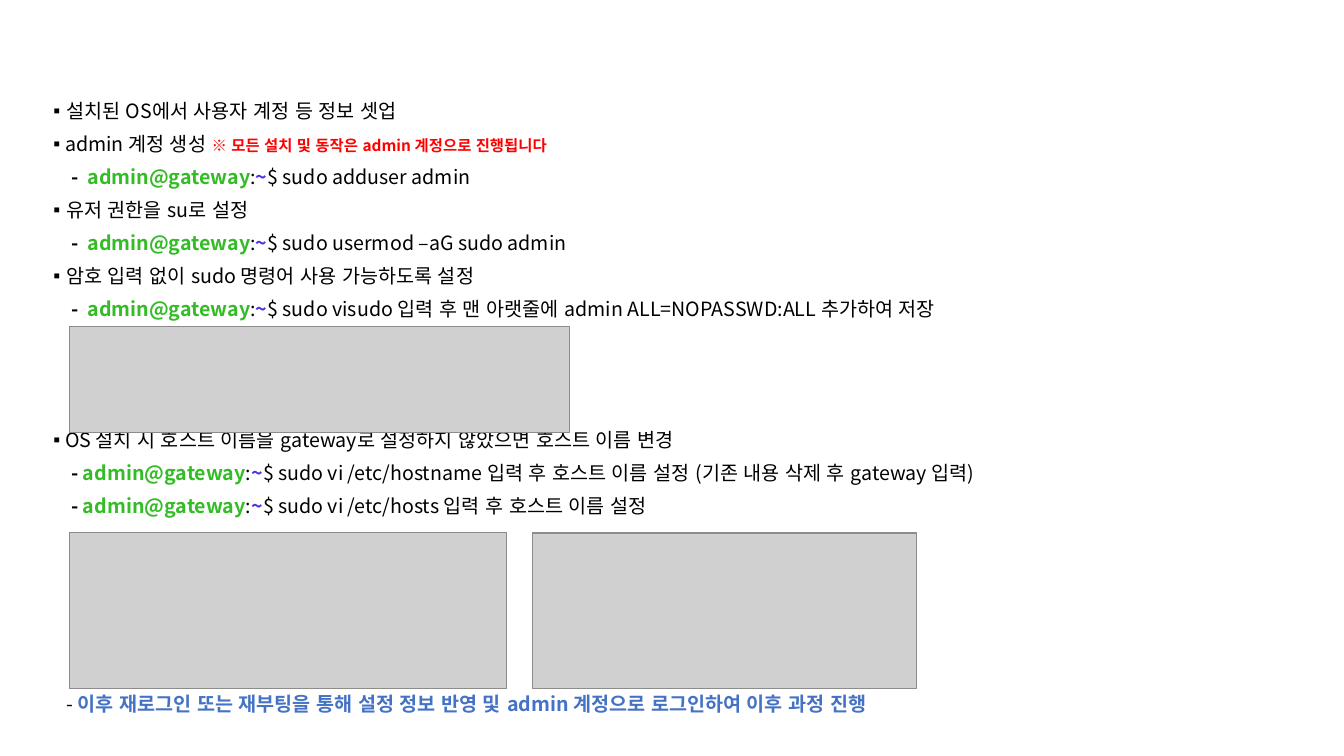
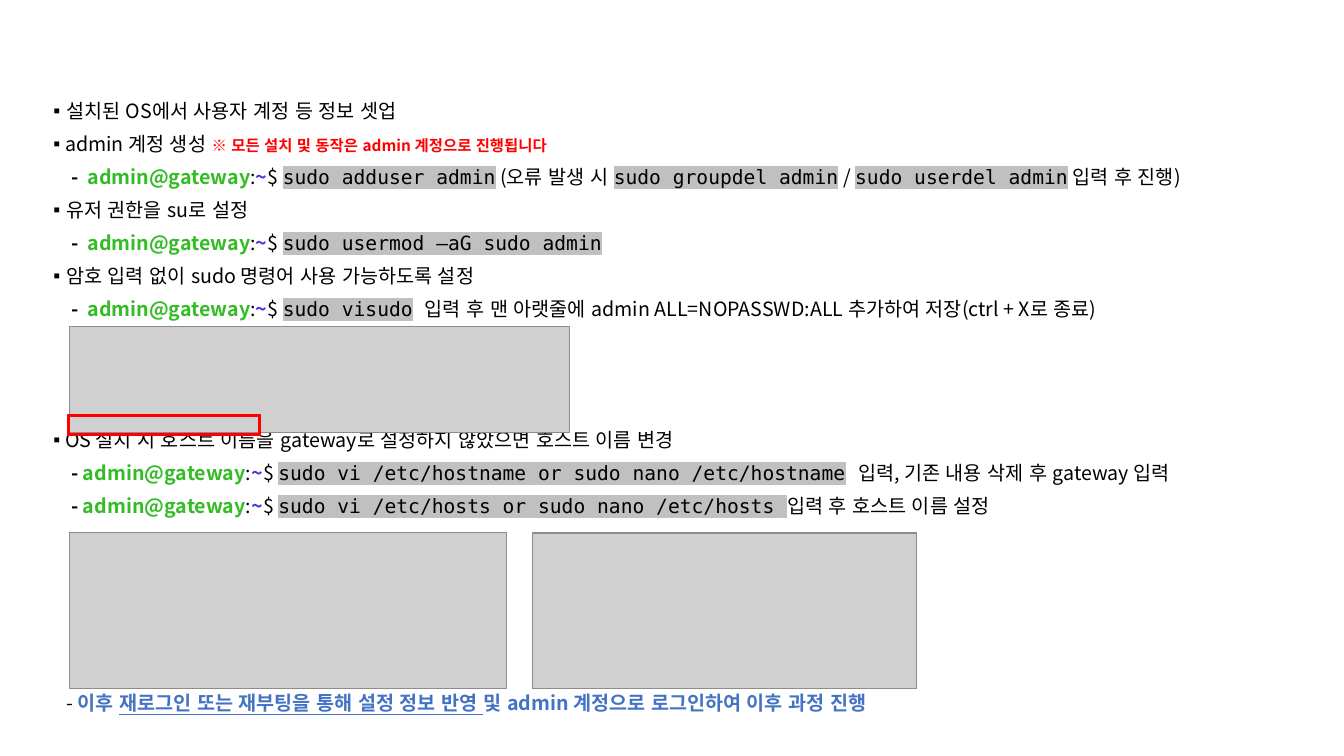
Before and after one commit to auto-mos/MOS-Packages, a slide deck: slide 6 of Tiny Package/MOS Edge/MOS Edge Manual.pptx (slide 5 before the commit). Drawn at 1344x756 pixels with LibreOffice and Linux fonts; fonts in the diff are those of the drawing; grey boxes stand for pictures; background and template pictures are left out. Boxes give left, top, right and bottom in pixels: in the first picture for what was removed or moved away, otherwise in the second. Text is boxed around its words. In the diff, an @@ line names an element or a change of style, - is before the commit and + after.

```diff
--- a/Tiny Package/MOS Edge/MOS Edge Manual.pptx
+++ b/Tiny Package/MOS Edge/MOS Edge Manual.pptx
@@ text at bbox=[87, 167, 1181, 189]: text changed; font Noto Sans CJK KR to DejaVu Sans Mono @@
-- admin@gateway:~$ sudo adduser admin
+- admin@gateway:~$ sudo adduser admin (오류 발생 시 sudo groupdel admin / sudo userdel admin 입력 후 진행)
@@ text at bbox=[78, 233, 866, 715]: font Noto Sans CJK KR to DejaVu Sans Mono, highlight none to #C0C0C0 in "sudo usermod –aG sudo admin"; underline on in "재로그인 또는 재부팅을 통해 설정 정보 반영" @@
@@ text at bbox=[87, 299, 1097, 321]: text changed @@
-- admin@gateway:~$ sudo visudo 입력 후 맨 아랫줄에 admin ALL=NOPASSWD:ALL 추가하여 저장
+- admin@gateway:~$ sudo visudo 입력 후 맨 아랫줄에 admin ALL=NOPASSWD:ALL 추가하여 저장(ctrl + X로 종료)
@@ rectangle added at bbox=[69, 415, 259, 435], outline #FF0000 2.25 pt @@
@@ text at bbox=[83, 463, 1170, 518]: text changed; font Noto Sans CJK KR to DejaVu Sans Mono @@
-- admin@gateway:~$ sudo vi /etc/hostname 입력 후 호스트 이름 설정 (기존 내용 삭제 후 gateway 입력)
-- admin@gateway:~$ sudo vi /etc/hosts 입력 후 호스트 이름 설정
+- admin@gateway:~$ sudo vi /etc/hostname or sudo nano /etc/hostname 입력, 기존 내용 삭제 후 gateway 입력
+- admin@gateway:~$ sudo vi /etc/hosts or sudo nano /etc/hosts 입력 후 호스트 이름 설정
```
Also in this commit, not shown: 3 other slides changed, 1 slide added, 2 slides removed, 6 other files.
